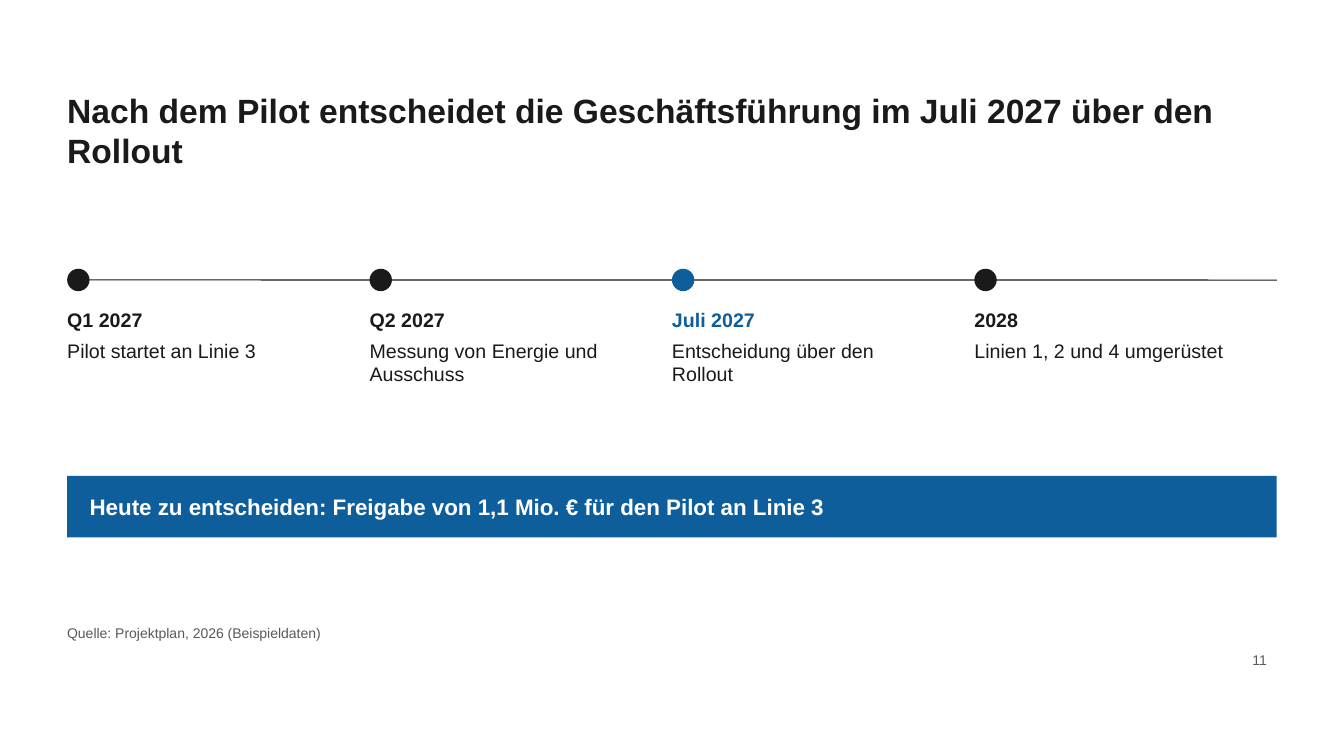
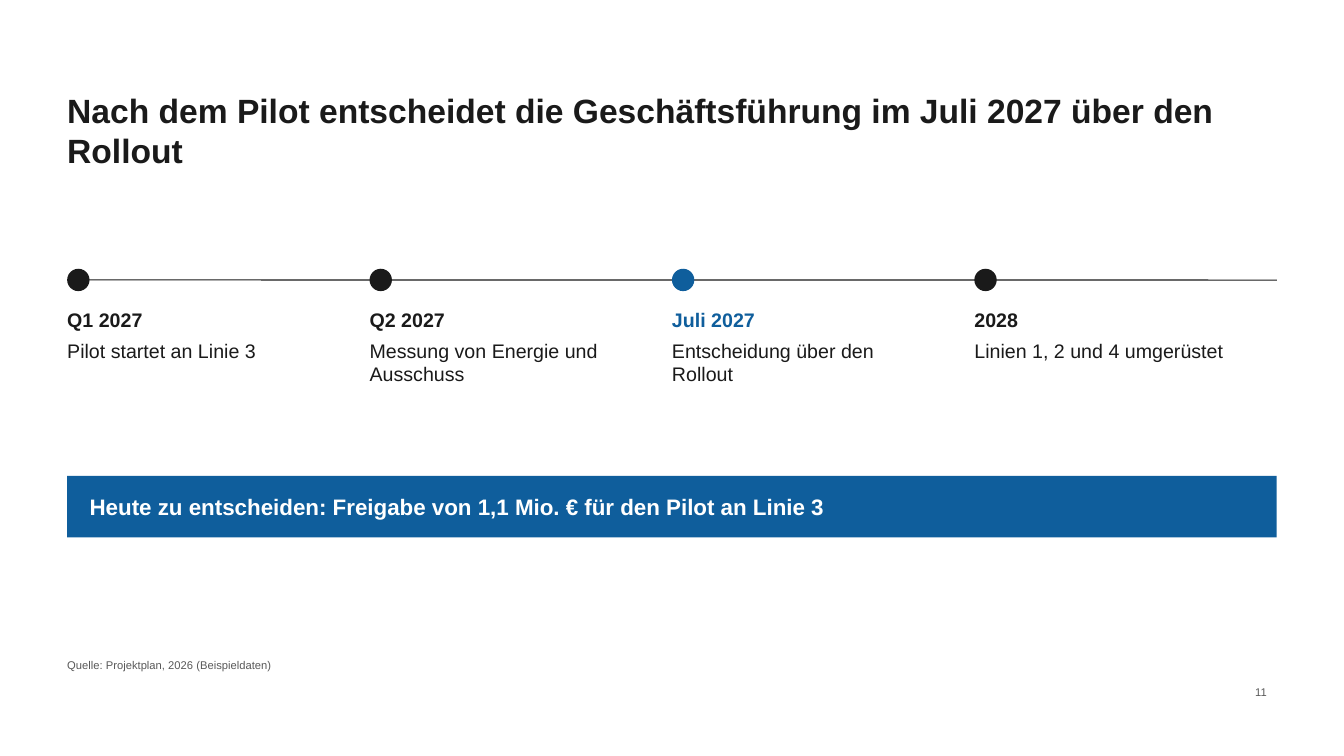
Before and after one commit to Mhahx/SlideCraft, a slide deck: slide 11 of examples/patterns/read.pptx. Drawn at 1344x756 pixels with LibreOffice and Linux fonts; fonts in the diff are those of the drawing. Boxes give left, top, right and bottom in pixels: in the first picture for what was removed or moved away, otherwise in the second. Text is boxed around its words. In the diff, an @@ line names an element or a change of style, - is before the commit and + after.

```diff
--- a/examples/patterns/read.pptx
+++ b/examples/patterns/read.pptx
@@ text "Quelle: Projektplan, 2026 (Beispieldaten)": place and size @@
-text "Quelle: Projektplan, 2026 (Beispieldaten)" at bbox=[67, 628, 321, 641]
+text "Quelle: Projektplan, 2026 (Beispieldaten)" at bbox=[67, 661, 271, 671]
@@ text "Quelle: Projektplan, 2026 (Beispieldaten)" at bbox=[67, 661, 271, 671]: size 10 to 8 pt @@
@@ page number: place and size @@
-page number at bbox=[1252, 655, 1266, 665]
+page number at bbox=[1255, 688, 1267, 696]
@@ page number at bbox=[1255, 688, 1267, 696]: size 10 to 8 pt @@
```
Also in this commit, not shown: 11 other slides changed, 34 other files.
